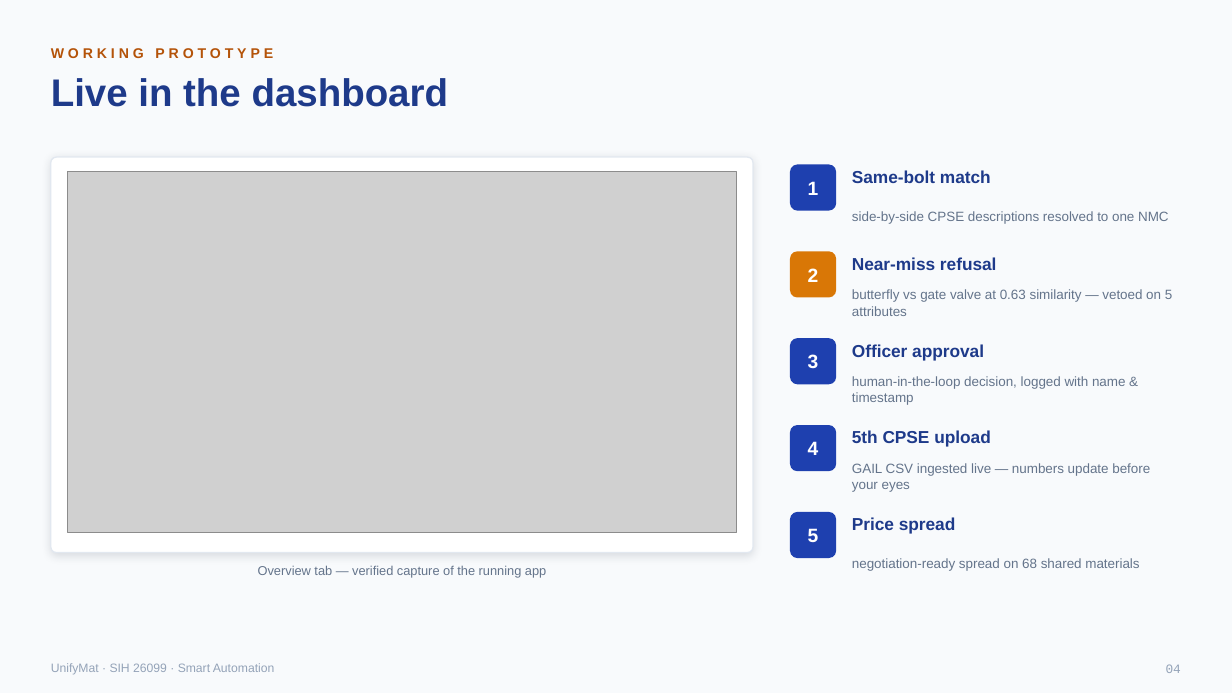
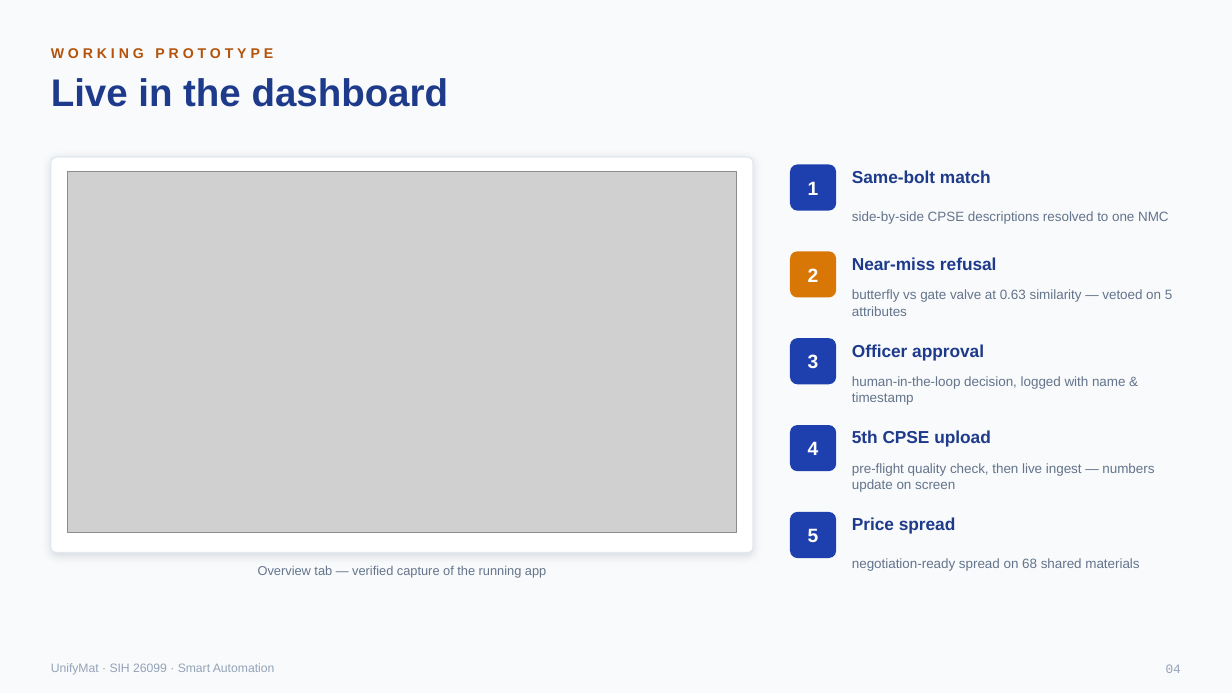
Before and after one commit to Varunsai1930/SIH, a slide deck: slide 4 of deck/UnifyMat-pitch.pptx. Drawn at 1232x693 pixels with LibreOffice and Linux fonts; fonts in the diff are those of the drawing; grey boxes stand for pictures. Boxes give left, top, right and bottom in pixels: in the first picture for what was removed or moved away, otherwise in the second. Text is boxed around its words. In the diff, an @@ line names an element or a change of style, - is before the commit and + after.

```diff
--- a/deck/UnifyMat-pitch.pptx
+++ b/deck/UnifyMat-pitch.pptx
@@ text at (852, 463, 1154, 492): text changed @@
-GAIL CSV ingested live — numbers update before your eyes
+pre-flight quality check, then live ingest — numbers update on screen
```
Also in this commit, not shown: 2 other files.
